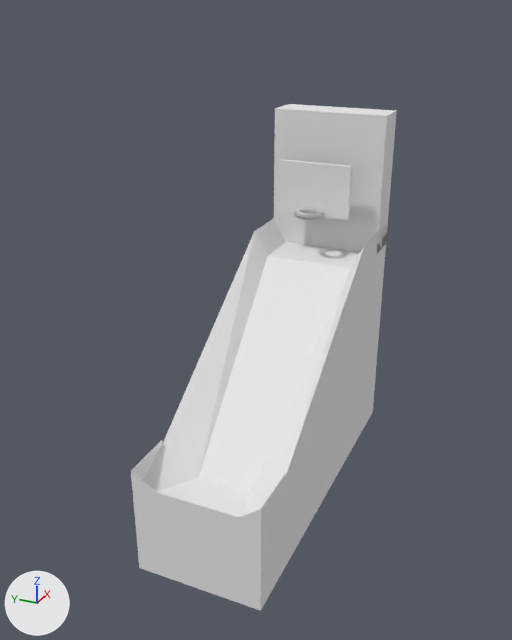
A saved change to the Blender file Assets/prefabs/basketballgamemodel.blend.
The view is the same before and after, from a camera (50 mm lens) standing at (-14.66, -5.65, 11.28) and looking at (-0.11, 0.9, 4.01). The lights are fixed; the arrows at lower left show +X, +Y and +Z.

Script lines for the objects in view, before the commit:
```python
me_cube = bpy.data.meshes.new('Cube')
me_cube.from_pydata(...)  # 72 vertices, 69 faces; spans x -4.08..4.89, y -1.0..2.13, z -1.0..8.47
me_cube.materials.append(mat_material)  # white #e7e7e7
# before: 4 (2.52, 2.13, 5.38) at pixel (254, 231), 5 (2.52, -1.0, 5.38) at pixel (364, 245), 6 (-2.76, -1.0, 1.66) at pixel (285, 477), 7 (-2.76, 2.13, 1.66) at pixel (162, 444), 36 (3.88, 2.13, 5.38) at pixel (273, 218)
# before: 37 (3.88, -1.0, 5.38) at pixel (378, 231), 60 (-2.76, -1.0, 1.79) at pixel (285, 472), 61 (-2.76, 2.13, 1.79) at pixel (162, 439), 62 (-4.08, -1.0, 1.79) at pixel (261, 509), 63 (-4.08, 2.13, 1.79) at pixel (130, 470)
# before: 66 (3.88, 1.73, 4.39), 67 (3.88, -0.66, 4.39), 68 (3.88, 2.13, 4.73), 69 (3.88, -1.0, 4.73) at pixel (376, 254), 70 (4.89, 2.13, 4.73)
# before: 71 (4.89, -1.0, 4.73) at pixel (386, 243)
me_cube_001 = bpy.data.meshes.new('Cube.001')
me_cube_001.from_pydata(...)  # 72 vertices, 66 faces; spans x -0.69..-0.57, y -1.0..1.0, z 0.34..1.77
me_twistedtorus = bpy.data.meshes.new('TwistedTorus')
me_twistedtorus.from_pydata(...)  # a torus around z (ring radius 1.0, tube radius 0.25) spanning x -1.25..1.25, y -1.25..1.25, z -0.25..0.25
ob_cube = bpy.data.objects.new('Cube', me_cube)
ob_cube.location = (0.0, 0.0, 0.0)
ob_cube_001 = bpy.data.objects.new('Cube.001', me_cube_001)
ob_cube_001.location = (3.88, 0.68, 5.47)
_m = ob_cube_001.modifiers.new('Solidify', 'SOLIDIFY')
_m.nonmanifold_thickness_mode = 'FIXED'
_m.nonmanifold_merge_threshold = 0.0003
ob_twistedtorus = bpy.data.objects.new('TwistedTorus', me_twistedtorus)
ob_twistedtorus.location = (2.87, 0.67, 5.97)
ob_twistedtorus.scale = (0.327, 0.327, 0.327)
_m = ob_twistedtorus.modifiers.new('Solidify', 'SOLIDIFY')
_m.nonmanifold_thickness_mode = 'FIXED'
_m.nonmanifold_merge_threshold = 0.0003
_m = ob_twistedtorus.modifiers.new('Solidify.001', 'SOLIDIFY')
_m.nonmanifold_thickness_mode = 'FIXED'
_m.nonmanifold_merge_threshold = 0.0003
```
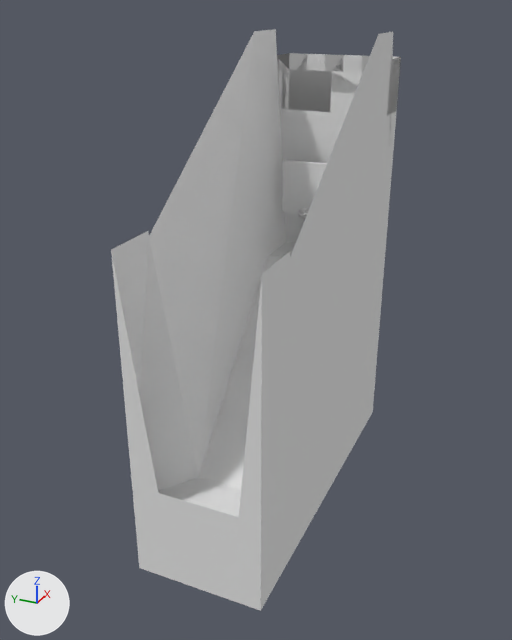
What differs and where, as boxes [x1, y1, x2, y2] in the pictures (512 x 640 px; the box of a moved part takes in the faces that stretch with it):
'Cube', reshaped (9% wider, 15% taller): before [131, 104, 397, 611]; after [111, 29, 401, 611]
'TwistedTorus', moved: before [294, 207, 324, 220]; after [298, 207, 310, 219]
part 1 of me_cube, moved or reshaped: before [131, 109, 397, 519]; after [111, 29, 401, 519]

What changed in the scene script:
```text
Change me_cube:
    where me_cube.from_pydata(...)  # 72 vertices, 69 faces; spans x -4.08..4.89, y -1.0..2.13, z -1.0..8.47
    used by ob_cube; location = (0.0, 0.0, 0.0)
    me_cube part 1
    add for i in [*range(4, 8), 36, 37, *range(60, 64), *range(66, 72)]: me_cube.vertices[i].co += Vector((0.0, 0.0, 5.11))
Change ob_twistedtorus:
    ob_twistedtorus.location: (2.87, 0.67, 5.97) -> (2.87, 0.57, 5.97)
```
